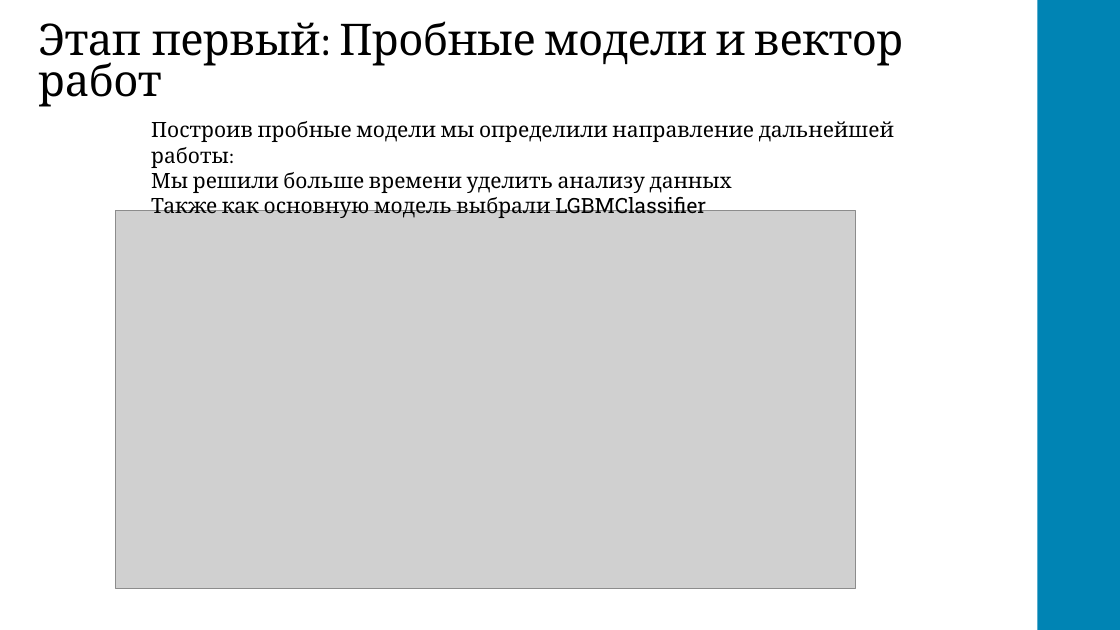
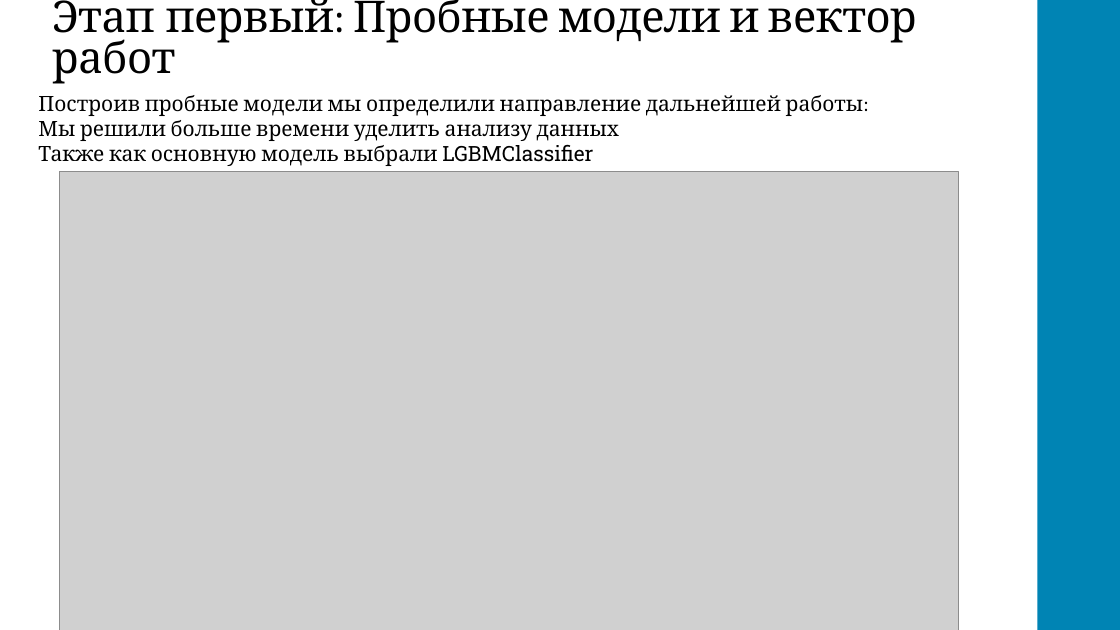
Before and after one commit to Saimonpetricof/AlfaHack_bestrepository, a slide deck: slide 6 of SAH_Финал_ASEKcrew.pptx (slide 5 before the commit). Drawn at 1120x630 pixels with LibreOffice and Linux fonts; fonts in the diff are those of the drawing; grey boxes stand for pictures. Boxes give left, top, right and bottom in pixels: in the first picture for what was removed or moved away, otherwise in the second. Text is boxed around its words. In the diff, an @@ line names an element or a change of style, - is before the commit and + after.

```diff
--- a/SAH_Финал_ASEKcrew.pptx
+++ b/SAH_Финал_ASEKcrew.pptx
@@ text "Этап первый: Пробные модели и ...": place and size @@
-text "Этап первый: Пробные модели и ..." at <box>38,21,903,107</box>
+text "Этап первый: Пробные модели и ..." at <box>52,0,917,84</box>
@@ text "Построив пробные модели мы определили ..." rewrapped from <box>151,121,894,218</box> to <box>38,95,864,166</box> @@
@@ picture: place and size @@
-picture at <box>116,211,856,589</box>
+picture at <box>60,171,959,630</box>
```
Also in this commit, not shown: 8 other slides changed, 7 slides added.
